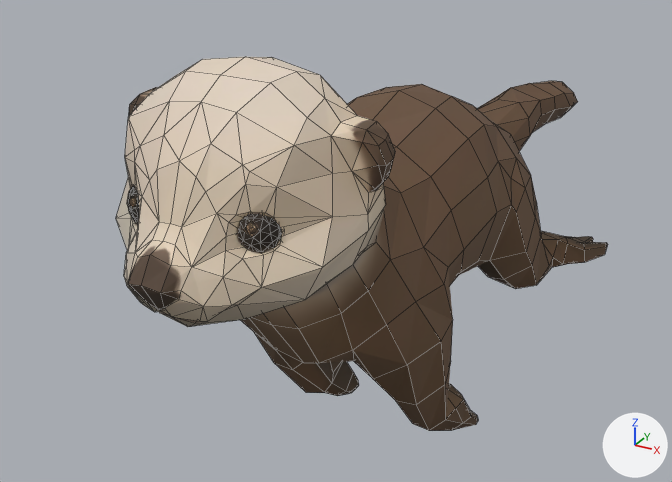
One commit to the Blender file ArtSource/SeaOtter/sea_otter.blend: the scene before it, then after it.
One viewpoint serves both versions: a camera (50 mm lens) standing at (0.264, -0.559, 0.385) and looking at (-0.052, 0.015, 0.098). Lighting does not change. The marker at lower right points along +X, +Y and +Z. The older version comes first. Mesh edges are drawn as thin lines.

Names of what the first picture shows: 'SeaOtter'.
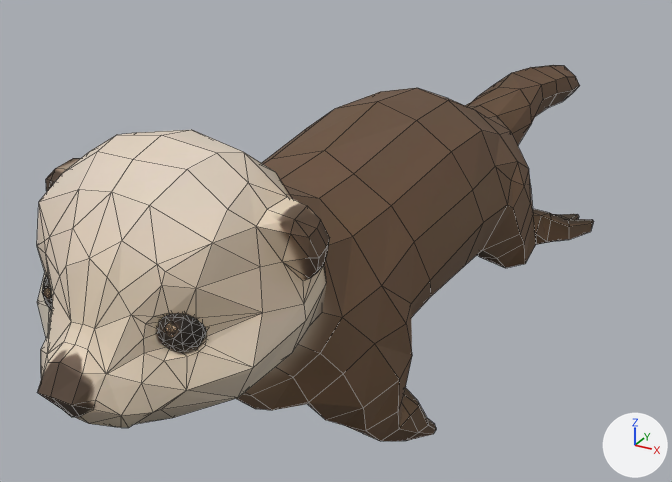
Where the change shows, as pixel boxes (x1, y1, x2, y2) in the pictures (672 x 482 px; the box of a moved part takes in the faces that stretch with it):
'SeaOtter', reshaped (13% wider): before (116, 57, 608, 431); after (37, 65, 594, 441)
part 1 of me_seaotter, moved or reshaped: before (127, 186, 139, 223); after (42, 275, 52, 310)
part 2 of me_seaotter, moved or reshaped: before (238, 213, 283, 252); after (157, 314, 207, 352)
part 3 of me_seaotter, moved or reshaped: before (116, 57, 608, 431); after (37, 65, 594, 441)

Patch to the scene script:
```diff
--- a/ArtSource/SeaOtter/sea_otter.blend.py
+++ b/ArtSource/SeaOtter/sea_otter.blend.py
@@ me_seaotter @@
 # used by ob_seaotter; location = (0.0, 0.0, 0.0); rotation_euler = (1.571, 0.0, 0.0), in degrees (90, 0, 0); scale = (0.01, 0.01, 0.01)
-me_seaotter.from_pydata(...)  # 1137 vertices, 1730 faces; spans x -11.2..11.2, y -2.6..28.2, z -44.2..26.5
+me_seaotter.from_pydata(...)  # 1137 vertices, 1730 faces; spans x -10.4..10.3, y 1.6..26.0, z -44.4..32.6
+# me_seaotter part 1: the loose piece of 189 vertices spanning x -4.6..-1.9, y 19.8..22.7, z 19.9..22.7 is turned 3 degrees about the x axis through its middle, then moved by (0.0, -2.2, 6.2)
+# me_seaotter part 2: the loose piece of 189 vertices spanning x 1.9..4.6, y 19.8..22.7, z 19.9..22.7 is turned 3 degrees about the x axis through its middle, then moved by (0.0, -2.2, 6.2)
+# me_seaotter part 3: 759 of 1137 vertices moved; they spanned x -11.2..11.2, y -2.6..28.2, z -44.2..26.5 and now span x -10.4..10.3, y 1.6..26.0, z -44.4..32.6; mean shift (0.0, 1.1, 4.7); largest move (5.7, -2.3, -2.1) -> (5.6, 2.0, 6.3)
 me_seaotter.materials.append(mat_seaotter)
```
